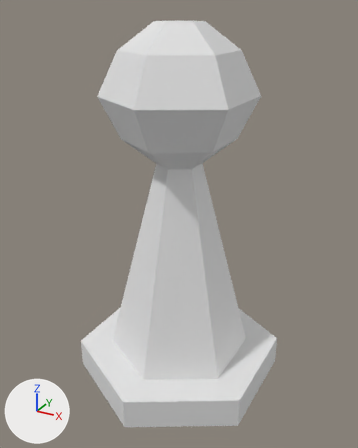
The OBJ model Chessgeon/Assets/_Game/Models/Piece_Pawn.obj: old version first, new version second.
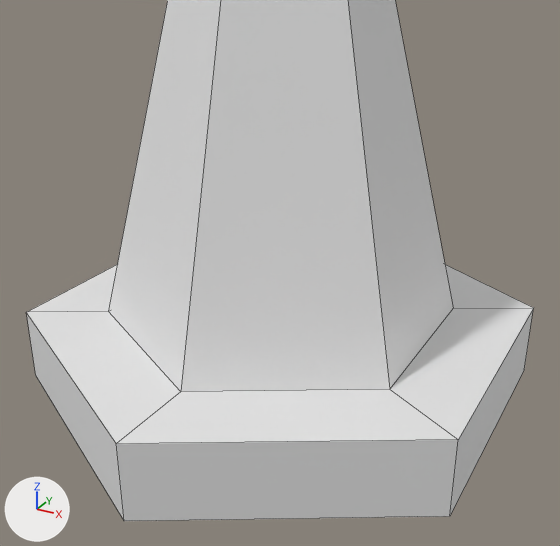
There are two pictures of each version: one whole from a 50 mm camera at (0.701, -1.277, 1.187) aimed at (0.003, -0.009, 0.553), one close up from a 50 mm camera at (0.462, -0.844, 0.577) aimed at (0.072, -0.136, 0.223). The axes (+X, +Y, +Z) are drawn at lower left. The lights are the same throughout. The close-ups show mesh edges as thin lines. Where no turn or scale is listed for an object, it has been applied to the vertices.

The older version as bpy lines, for what is in view:
```python
me_piece_pawn_cylinder_002 = bpy.data.meshes.new('Piece_Pawn_Cylinder.002')
me_piece_pawn_cylinder_002.from_pydata(...)  # 48 vertices, 44 faces; spans x -0.303..0.303, y -0.35..0.35, z 0.0..1.15
# before: 13 (0.0, 0.238, 0.1), 22 (0.206, 0.119, 0.1) at pixel (453, 308), 28 (0.206, -0.119, 0.1) at pixel (389, 389), 34 (0.0, -0.238, 0.1) at pixel (180, 391), 40 (-0.206, -0.119, 0.1) at pixel (108, 311)
# before: 46 (-0.206, 0.119, 0.1)
ob_piece_pawn_cylinder_002 = bpy.data.objects.new('Piece_Pawn_Cylinder.002', me_piece_pawn_cylinder_002)
ob_piece_pawn_cylinder_002.location = (0.0, 0.0, 0.0)
```
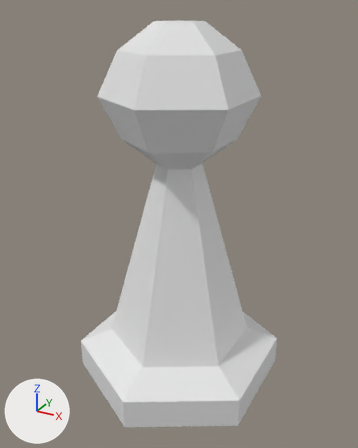
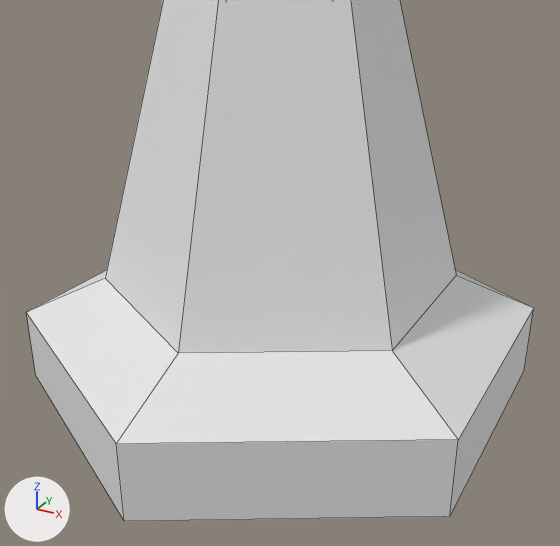
Patch to the scene script:
```diff
--- a/Chessgeon/Assets/_Game/Models/Piece_Pawn.obj.py
+++ b/Chessgeon/Assets/_Game/Models/Piece_Pawn.obj.py
@@ me_piece_pawn_cylinder_002 @@
 me_piece_pawn_cylinder_002.from_pydata(...)  # 48 vertices, 44 faces; spans x -0.303..0.303, y -0.35..0.35, z 0.0..1.15
 # used by ob_piece_pawn_cylinder_002; location = (0.0, 0.0, 0.0)
+# me_piece_pawn_cylinder_002 part 1
+for i in [13, 22, 28, 34, 40, 46]: me_piece_pawn_cylinder_002.vertices[i].co += Vector((0.0, 0.0, 0.05))
```

Pixel boxes [x1, y1, x2, y2] of what changed, in the close-ups (560 x 546 px; the box of a moved part takes in the faces that stretch with it):
part 1 of me_piece_pawn_cylinder_002, moved or reshaped
    both: [27, 0, 533, 444]
